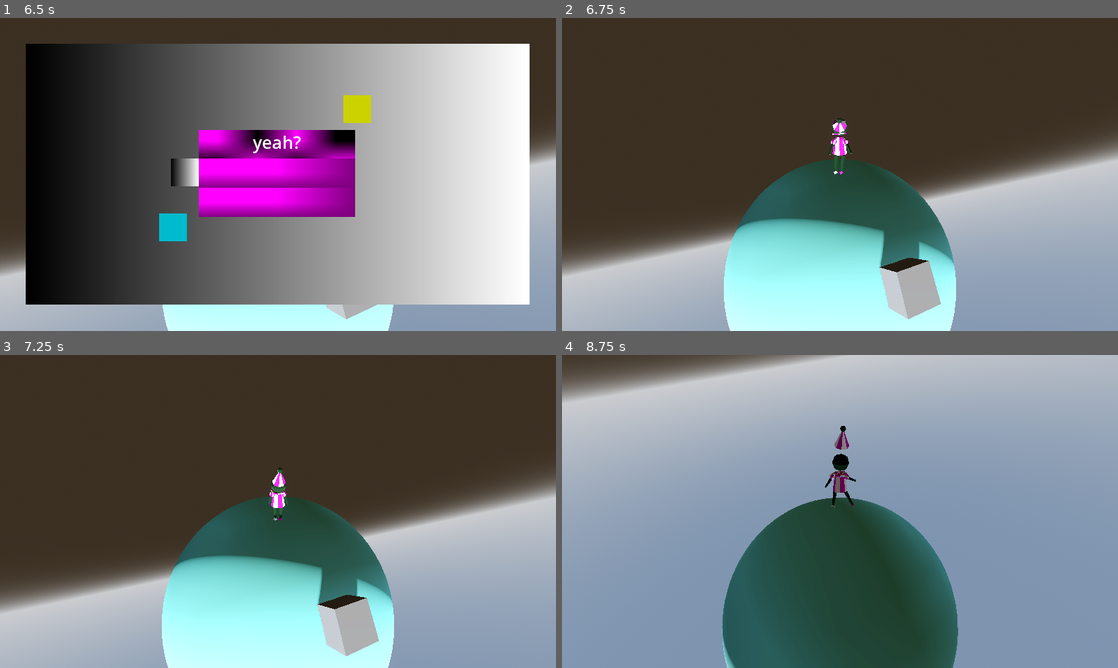
Above: before the commit, frames 1-4 (two rows, left to right).
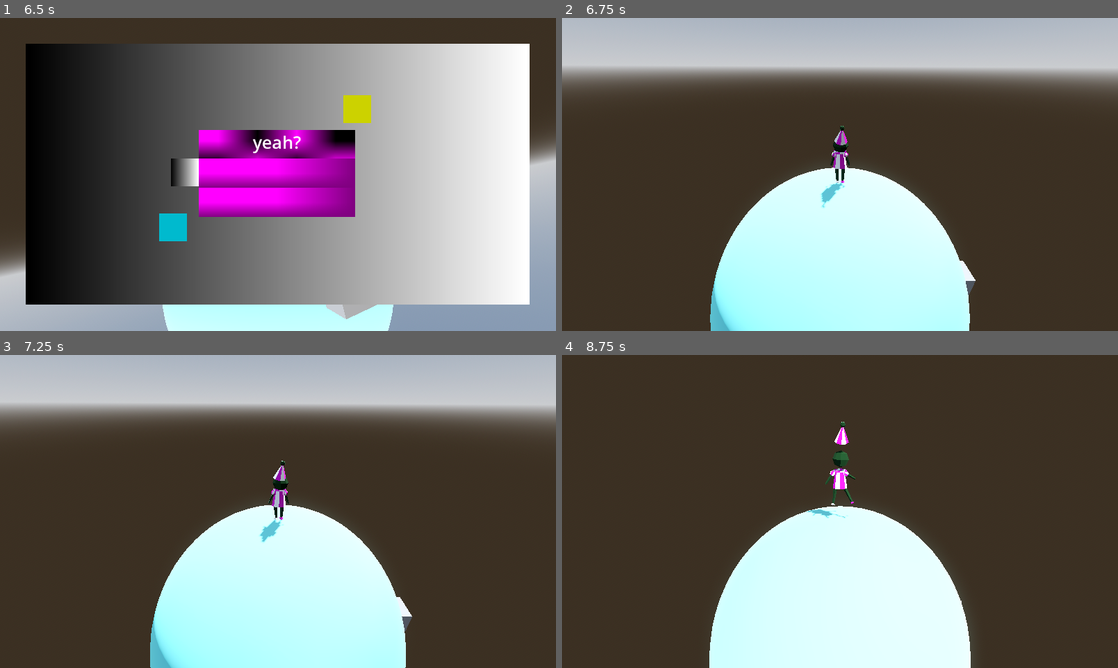
Above: after the commit, the same moments.

Repository: boner-cmd/effective-octo-pancake
Game: Godot game, scene res://Scenes/TitleScreen.tscn
Same seed, same stepped clock (60 frames per second), same inputs: the game is played once before the commit and once after it. The engine's default icon, where the game draws it, is replaced by a stand-in: a white triangle on a blue panel in a dark square.
Inputs (mouse positions are in pixels of both pictures, inside the frame that each line leads up to):
- Up to frame 1 (6.5 s): click (61, 149) at 0.5 s; tap Enter (ui_accept) at 1.25, 2.3, 3.05, 3.6 s; move the mouse to (305, 174) at 1.27 s; hold Enter (ui_accept) 1.28-2.03 s; hold W (up) 1.28-5 s; tap Space (jump) at 1.52, 2.27, 3.77, 4.52 s; move the mouse to (250, 174) at 2.02 s; tap F (advance_dialogue) at 2.1 s; move the mouse to (289, 168) at 2.77 s; press the mouse at (289, 168) at 2.78 s; move the mouse to (272, 180) at 3.52 s; release the mouse at (272, 180) at 3.53 s; move the mouse to (316, 177) at 4.27 s; hold Enter (ui_accept) 4.28-5 s; tap M (toggle_map) at 4.9 s; click (172, 227) at 5 s; click (355, 108) at 5.75 s
- Up to frame 2 (6.75 s): click (840, 174) at 6.5 s
- Up to frame 3 (7.25 s): no input
- Up to frame 4 (8.75 s): move the mouse to (795, 508) at 7.27 s; hold W (up) from 7.28 s (still down); tap F (advance_dialogue) at 7.35 s; tap Space (jump) at 7.52 s; tap Enter (ui_accept) at 7.55, 8.3 s; move the mouse to (845, 511) at 8.02 s; press the mouse at (845, 511) at 8.03 s

Frame 1 is identical in both runs. In frame 2, 63% of the frame differs, in the area x 0-100%, y 0-100%; in frame 3, 63%; in frame 4, 99%.

Commit message:
Continuing to work the planet transition and keyboard/mouse listeners

Diff:
--- a/Scenes/MainScene.tscn
+++ b/Scenes/MainScene.tscn
@@ -1,5 +1,6 @@
 [gd_scene format=3 uid="uid://dph7p1bj6ray4"]
 
+[ext_resource type="Script" uid="uid://b2krcvl2csd6x" path="res://Scenes/main_scene.gd" id="1_7rqgy"]
 [ext_resource type="PackedScene" uid="uid://bdas7npc5wwhx" path="res://Character Scenes/player_character.tscn" id="1_hpc76"]
 [ext_resource type="PackedScene" uid="uid://du48lbtyb65at" path="res://Scenes/MapUI.tscn" id="2_tr2i4"]
 [ext_resource type="PackedScene" uid="uid://dp211qoeihfpj" path="res://Scenes/Planets/planet_template.tscn" id="3_nhkr4"]
@@ -8,6 +9,7 @@
 radius = 5.0
 
 [node name="MainScene" type="Node3D" unique_id=1858530210]
+script = ExtResource("1_7rqgy")
 
 [node name="MapUI" parent="." unique_id=1506166126 instance=ExtResource("2_tr2i4")]
 visible = false
--- a/Scenes/MapUI.tscn
+++ b/Scenes/MapUI.tscn
@@ -148,7 +148,7 @@
 texture_normal = SubResource("PlaceholderTexture2D_g8sh8")
 stretch_mode = 0
 
-[connection signal="pressed" from="Planets/Planet1" to="." method="_on_planet_pressed" binds= [1]]
-[connection signal="pressed" from="Planets/Planet2" to="." method="_on_planet_pressed" binds= [2]]
+[connection signal="pressed" from="Planets/Planet1" to="." method="_on_planet_pressed" binds= ["\"_1\""]]
+[connection signal="pressed" from="Planets/Planet2" to="." method="_on_planet_pressed" binds= ["_2"]]
 [connection signal="pressed" from="ConfirmationControl/ConfirmationDialog/ConfirmationBackground/VBoxContainer/yeahButton" to="ConfirmationControl" method="_on_yeah_button_pressed"]
 [connection signal="pressed" from="ConfirmationControl/ConfirmationDialog/ConfirmationBackground/VBoxContainer/nahButton" to="ConfirmationControl" method="_on_nah_button_pressed"]
--- a/Scenes/confirmation_control.gd
+++ b/Scenes/confirmation_control.gd
@@ -10,13 +10,15 @@
 
 func _input(event):
 	if visible:
-		if event.is_action_pressed("down"):
-			pass
-		if event.is_action_pressed("up"):
-			pass
+		if event.is_action_pressed("down") || event.is_action_pressed("up"):
+			$"yeahIndicator".visible = !$"yeahIndicator".visible
+			$"nahIndicator".visible = !$"nahIndicator".visible
 		if event.is_action_pressed("ui_accept"):
 			visible = false
-			$"..".go_to_planet()
+			if $"yeahIndicator".visible:
+				$"..".go_to_planet()
+			else:
+				visible = false
 		if event.is_action_pressed("ui_cancel"):
 			visible = false
 
--- /dev/null
+++ b/Scenes/main_scene.gd
@@ -0,0 +1,42 @@
+extends Node3D
+
+var current_scene : Node3D
+var last_planet_lookup : Node3D
+
+var planet_nodes = {
+	_1 = preload("res://Scenes/Planets/planet_test_1.tscn").instantiate(),
+	_2 = preload("res://Scenes/Planets/planet_test_2.tscn").instantiate(),
+	_3 = preload("res://Scenes/Planets/planet_test_1.tscn").instantiate(), # update this
+	_4 = preload("res://Scenes/Planets/planet_test_1.tscn").instantiate(), # update this
+	_5 = preload("res://Scenes/Planets/planet_test_1.tscn").instantiate(), # update this
+	_6 = preload("res://Scenes/Planets/planet_test_1.tscn").instantiate(), # update this
+	_7 = preload("res://Scenes/Planets/planet_test_1.tscn").instantiate(), # update this
+	_8 = preload("res://Scenes/Planets/planet_test_1.tscn").instantiate(), # update this
+	_9 = preload("res://Scenes/Planets/planet_test_1.tscn").instantiate(), # update this
+	_10 = preload("res://Scenes/Planets/planet_test_1.tscn").instantiate(), # update this
+	_11 = preload("res://Scenes/Planets/planet_test_1.tscn").instantiate(), # update this
+	_12 = preload("res://Scenes/Planets/planet_test_1.tscn").instantiate(), # update this
+	_13 = preload("res://Scenes/Planets/planet_test_1.tscn").instantiate(), # update this
+	_14 = preload("res://Scenes/Planets/planet_test_1.tscn").instantiate(), # update this
+	_15 = preload("res://Scenes/Planets/planet_test_1.tscn").instantiate(), # update this
+	_16 = preload("res://Scenes/Planets/planet_test_1.tscn").instantiate(), # update this
+	_17 = preload("res://Scenes/Planets/planet_test_1.tscn").instantiate(), # update this
+	_18 = preload("res://Scenes/Planets/planet_test_1.tscn").instantiate(), # update this
+	_19 = preload("res://Scenes/Planets/planet_test_1.tscn").instantiate(), # update this
+	_20 = preload("res://Scenes/Planets/planet_test_1.tscn").instantiate(), # update this
+}
+
+func change_planets(planet_id : String) -> void:
+	last_planet_lookup = planet_nodes.get(planet_id)
+	get_tree().root.add_child(last_planet_lookup)
+	get_tree().root.remove_child(current_scene)
+	current_scene = last_planet_lookup
+
+# Called when the node enters the scene tree for the first time.
+func _ready() -> void:
+	pass # Replace with function body.
+
+
+# Called every frame. 'delta' is the elapsed time since the previous frame.
+func _process(delta: float) -> void:
+	pass
--- a/Scenes/map_ui.gd
+++ b/Scenes/map_ui.gd
@@ -1,6 +1,6 @@
 extends MarginContainer
 
-var selected_planet_id : int
+var selected_planet_id : String
 
 func _ready() -> void:
 	visible = false
@@ -12,13 +12,14 @@
 func go_to_planet():
 	visible = false
 	print("DEBUG: FLYING TO PLANET ID " + str(selected_planet_id))
+	get_tree().change_scene_to_file('res://Scenes/MainScene.tscn')
 	# go to other planet
 
 # Called every frame. 'delta' is the elapsed time since the previous frame.
 func _process(_delta: float) -> void:
 	pass
 
-func _on_planet_pressed(signal_planet_id: int) -> void:
+func _on_planet_pressed(signal_planet_id: String) -> void:
 	selected_planet_id = signal_planet_id
 	$"ConfirmationControl".visible = true
 	$"ConfirmationControl".set_default_indicator_state()
Not shown, added: Scenes/main_scene.gd.uid
Not shown, changed: TODO.txt
